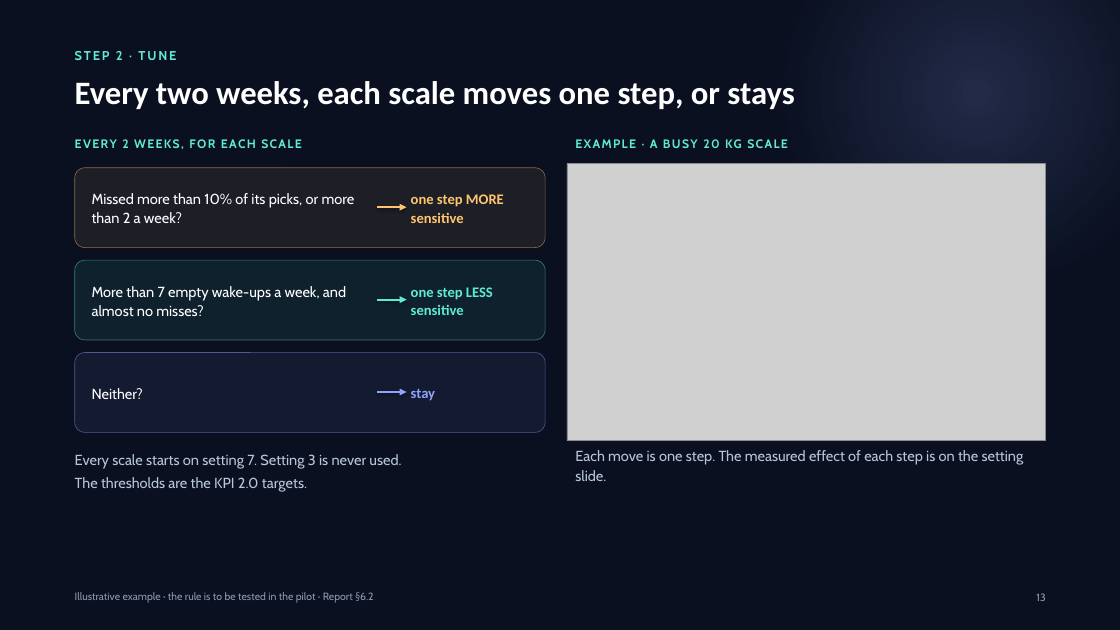
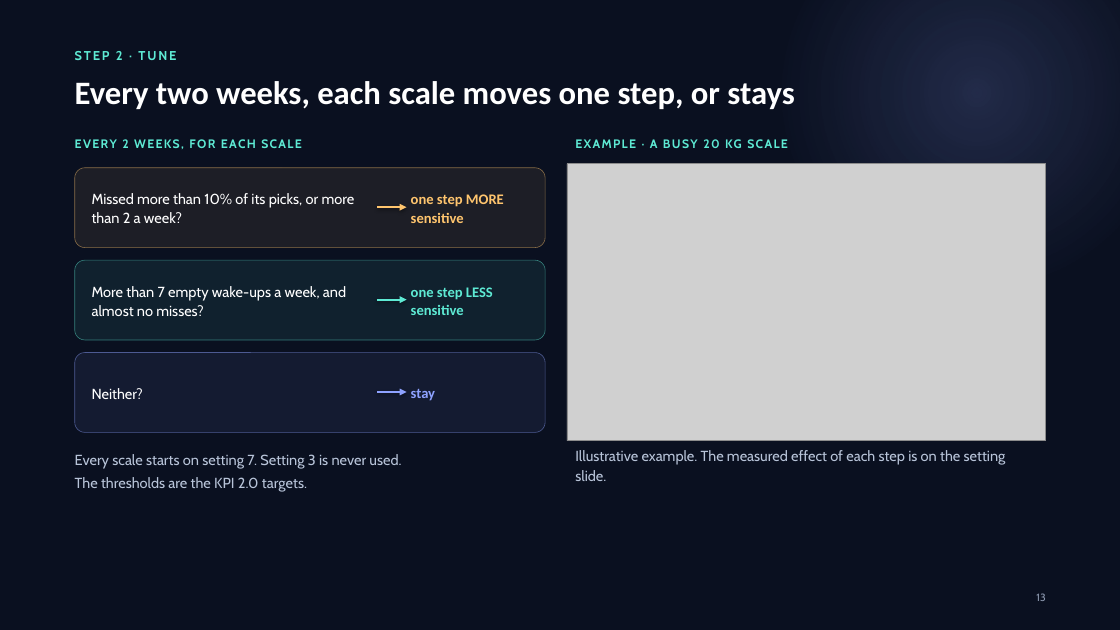
Before and after one commit to erenalpckroglu/smartbin-sensor-optimization, a slide deck: slide 13 of presentation/SmartBin – presentation.pptx. Drawn at 1120x630 pixels with LibreOffice and Linux fonts; fonts in the diff are those of the drawing; grey boxes stand for pictures. Boxes give left, top, right and bottom in pixels: in the first picture for what was removed or moved away, otherwise in the second. Text is boxed around its words. In the diff, an @@ line names an element or a change of style, - is before the commit and + after.

```diff
--- a/presentation/SmartBin – presentation.pptx
+++ b/presentation/SmartBin – presentation.pptx
@@ text at [575,450,1006,481]: text changed @@
-Each move is one step. The measured effect of each step is on the setting slide.
+Illustrative example. The measured effect of each step is on the setting slide.
@@ text removed at [75,592,373,603] @@
-Illustrative example · the rule is to be tested in the pilot · Report §6.2
```
Also in this commit, not shown: 19 other slides changed, 1 other file.
